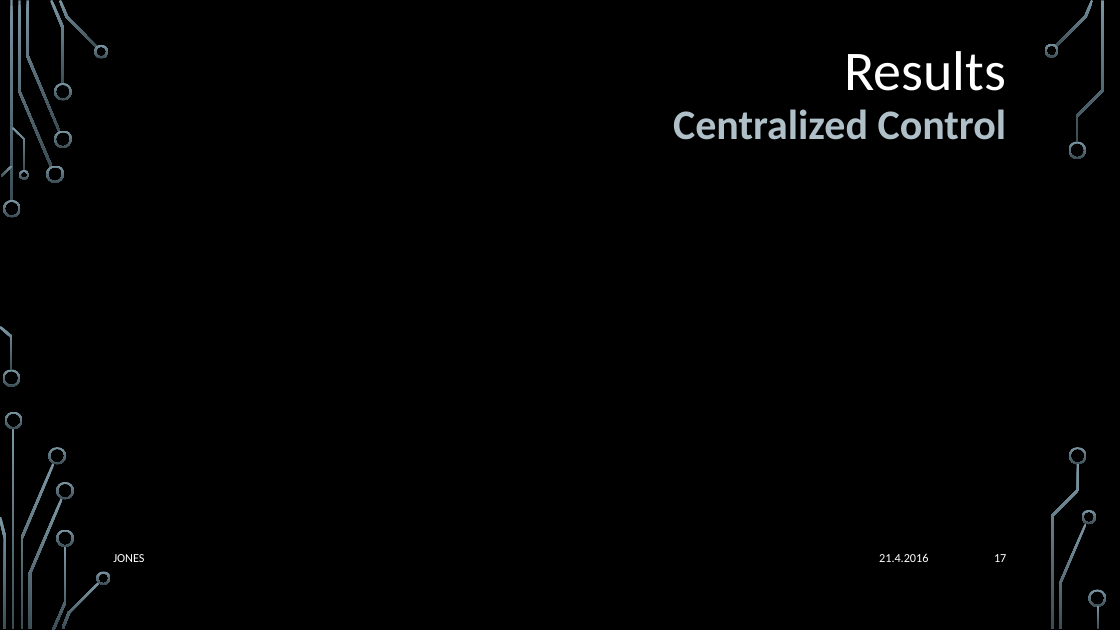
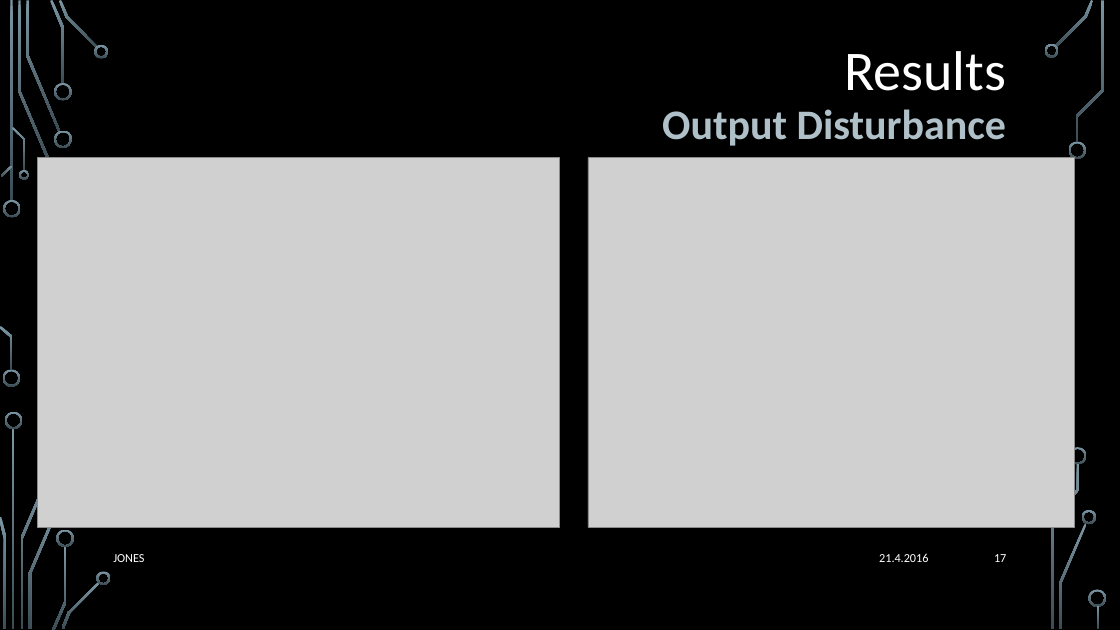
Before and after one commit to katie-jones/compressor-mpc-simulink, a slide deck: slide 17 of report/midterm/presentation.pptx. Drawn at 1120x630 pixels with LibreOffice and Linux fonts; fonts in the diff are those of the drawing; grey boxes stand for pictures; background and template pictures are left out. Boxes give left, top, right and bottom in pixels: in the first picture for what was removed or moved away, otherwise in the second. Text is boxed around its words. In the diff, an @@ line names an element or a change of style, - is before the commit and + after.

```diff
--- a/report/midterm/presentation.pptx
+++ b/report/midterm/presentation.pptx
@@ text at bbox=[662, 109, 1006, 146]: text changed @@
-Centralized Control
+Output Disturbance
@@ picture added at bbox=[38, 158, 560, 528] @@
@@ freeform shape removed at bbox=[46, 166, 64, 183] @@
@@ picture added at bbox=[588, 158, 1075, 528] @@
@@ freeform shape removed at bbox=[49, 447, 66, 465] @@
@@ freeform shape removed at bbox=[56, 482, 74, 500] @@
```
Also in this commit, not shown: 6 other slides changed, 1 slide removed, 1 other file.
